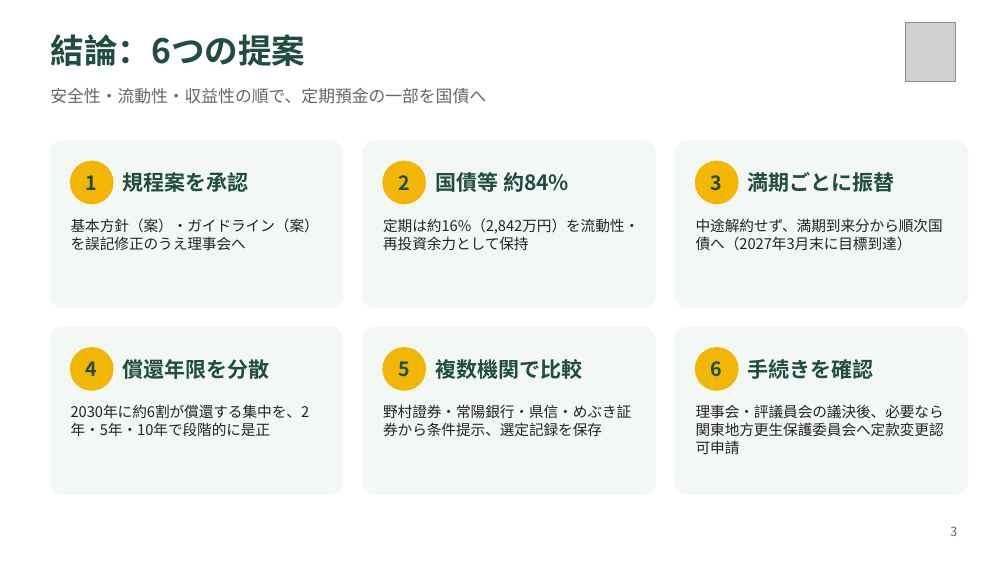
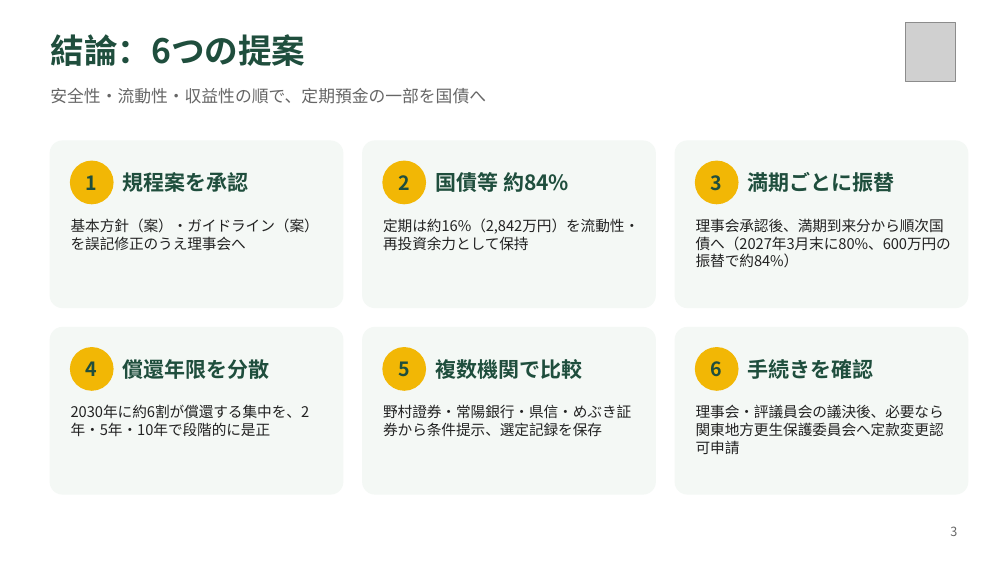
Before and after one commit to TakaS-JP/ClaudeGitHub, a slide deck: slide 3 of docs/ibaraki-kouseihogo/基本財産運用検討会_説明資料案_2026-09.pptx. Drawn at 1008x567 pixels with LibreOffice and Linux fonts; fonts in the diff are those of the drawing; grey boxes stand for pictures. Boxes give left, top, right and bottom in pixels: in the first picture for what was removed or moved away, otherwise in the second. Text is boxed around its words. In the diff, an @@ line names an element or a change of style, - is before the commit and + after.

```diff
--- a/docs/ibaraki-kouseihogo/基本財産運用検討会_説明資料案_2026-09.pptx
+++ b/docs/ibaraki-kouseihogo/基本財産運用検討会_説明資料案_2026-09.pptx
@@ text at (696,218,951,250): text changed @@
-中途解約せず、満期到来分から順次国債へ（2027年3月末に目標到達）
+理事会承認後、満期到来分から順次国債へ（2027年3月末に80%、600万円の振替で約84%）
```
Also in this commit, not shown: 8 other slides changed, 18 other files.
